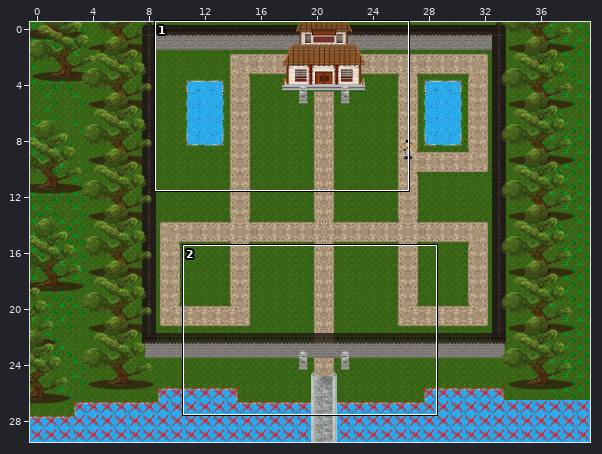
Two versions of a level (Tiled map, China/maps/game_4.tmx). The picture above shows the old version from afar; the outline marks the close-up.
Close-up. Before the edit:
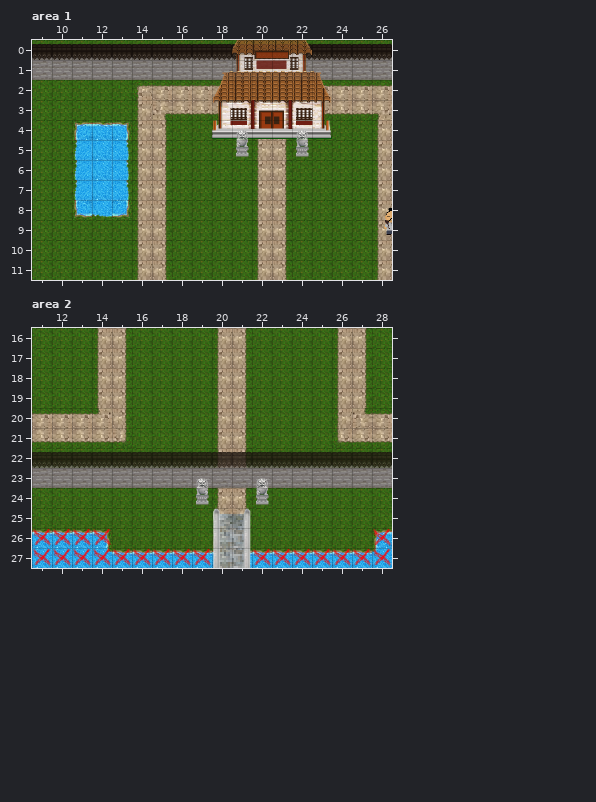
Cells are 30x30 px. Shown: area 1 x 9..26, y 0..11; area 2 x 11..28, y 16..27. The commit also changed other parts of the map, which this record leaves out.
After:
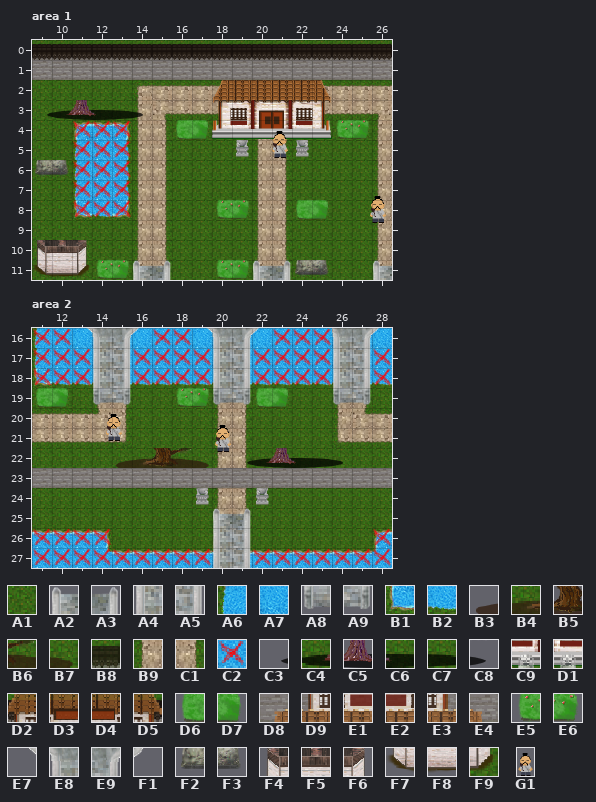
Key: from "Base Tiles": A1 0, A2 5, A3 6, A4 24, A5 25, A6 38, A7 39, A8 43, A9 44, B1 57, B2 58, B3 85, B4 86, B5 87, B6 88, B7 89, B8 93, B9 95, C1 97, C2 117, C3 181, C4 182, C5 183, C6 184, C7 185, C8 186, C9 221, D1 224, D2 277, D3 278, D4 279, D5 280, D6 283, D7 284, D8 295, D9 296, E1 297, E2 298, E3 299, E4 300, E5 321, E6 322, E7 452, E8 453, E9 454, F1 455, F2 548, F3 549, F4 623, F5 624, F6 625, F7 642, F8 643, F9 644; from "Villager Placeholder": G1 0.
__ is an empty cell.
Objects are placed by their top-left corner, in cells (3,4 is the top-left corner of cell 3,4); size is 1x1 cell unless given.
Tiles replaced or removed in this view: A1, B8, B9, C1, C9, D1, D2, D3, D4, D5, D8, D9, E1, E2, E3, E4.
See-through tiles are keyed as they look on the map.
The exact change:
Changed rows in their new state; .. is an unchanged cell.
Layer "middle", area 1:
first column x 9:
 3 C3 C4 C5 C6 C7 C8 .. .. .. .. .. .. .. .. .. .. .. ..
 4 .. .. C2 C2 C2 .. .. D6 D7 .. .. .. .. .. .. E5 E6 ..
 5 .. .. C2 C2 C2 .. .. .. .. .. .. .. .. .. .. .. .. ..
 6 F2 F3 C2 C2 C2 .. .. .. .. .. .. .. .. .. .. .. .. ..
 7 .. .. C2 C2 C2 .. .. .. .. .. .. .. .. .. .. .. .. ..
 8 .. .. C2 C2 C2 .. .. .. .. E5 E6 .. .. D6 D7 .. .. ..
10 F4 F5 F6 .. .. .. .. .. .. .. .. .. .. .. .. .. .. ..
11 F7 F8 F9 E5 E6 A2 A3 .. .. E5 E6 A2 A3 F2 F3 .. .. A2
Layer "objects", area 1:
changed: G1 "Guard1" at 26.5,8.1 size 1x1.7 -> G1 "Guard1" at 25.8,7.5 size 1x1.7
added: G1 "Guard2" at 20.9,4.3 size 1x1.7
Layer "higher" (now hidden), area 1:
first column x 18:
 0 .. __ __ __ __ ..
 1 __ __ __ __ __ __
 4 .. __ .. .. __ ..
Layer "lower", area 2:
first column x 11:
16 A6 A7 A7 A7 A7 A7 A7 A7 A7 A7 A7 A7 A7 A7 A7 A7 A7 A7
17 A6 A7 A7 A7 A7 A7 A7 A7 A7 A7 A7 A7 A7 A7 A7 A7 A7 A7
18 B1 B2 B2 B2 B2 B2 B2 B2 B2 B2 B2 B2 B2 B2 B2 B2 B2 B2
Layer "middle", area 2:
first column x 11:
16 C2 C2 E7 E8 E9 F1 C2 C2 E7 E8 E9 F1 C2 C2 C2 E8 E9 F1
17 C2 C2 C2 A4 A5 C2 C2 C2 C2 A4 A5 C2 C2 C2 C2 A4 A5 C2
18 C2 C2 C2 A4 A5 C2 C2 C2 C2 A4 A5 C2 C2 C2 C2 A4 A5 C2
19 D6 D7 .. A8 A9 .. .. E5 E6 A8 A9 D6 D7 .. .. A8 A9 ..
22 .. .. .. .. B3 B4 B5 B6 B7 .. C3 C4 C5 C6 C7 C8 .. ..
Layer "objects", area 2:
added: G1 "Guard6" at 14.6,20 size 1x1.7
added: G1 "Guard5" at 20,20.5 size 1x1.7
Layer "higher" (now hidden), area 2:
first column x 11:
22 __ __ __ __ __ __ __ __ __ __ __ __ __ __ __ __ __ __
23 .. .. .. .. .. .. .. .. __ .. .. __ .. .. .. .. .. ..
